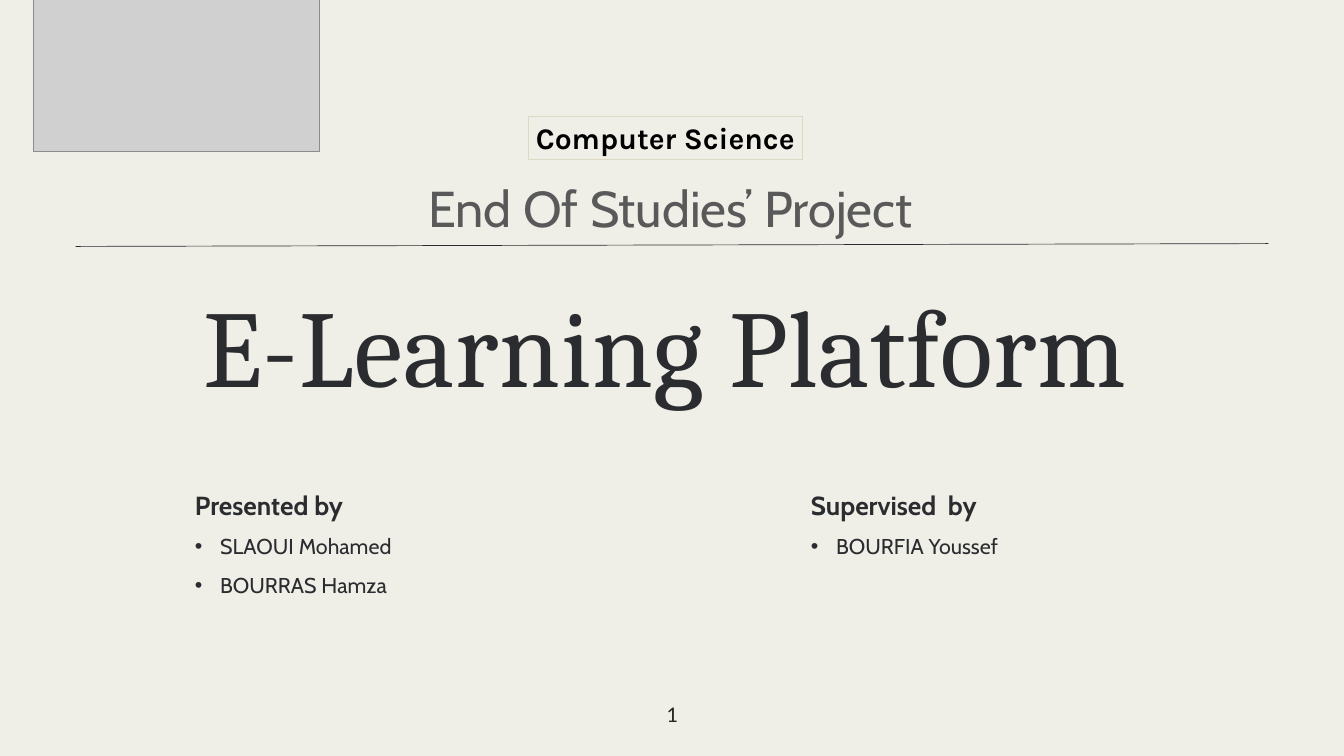
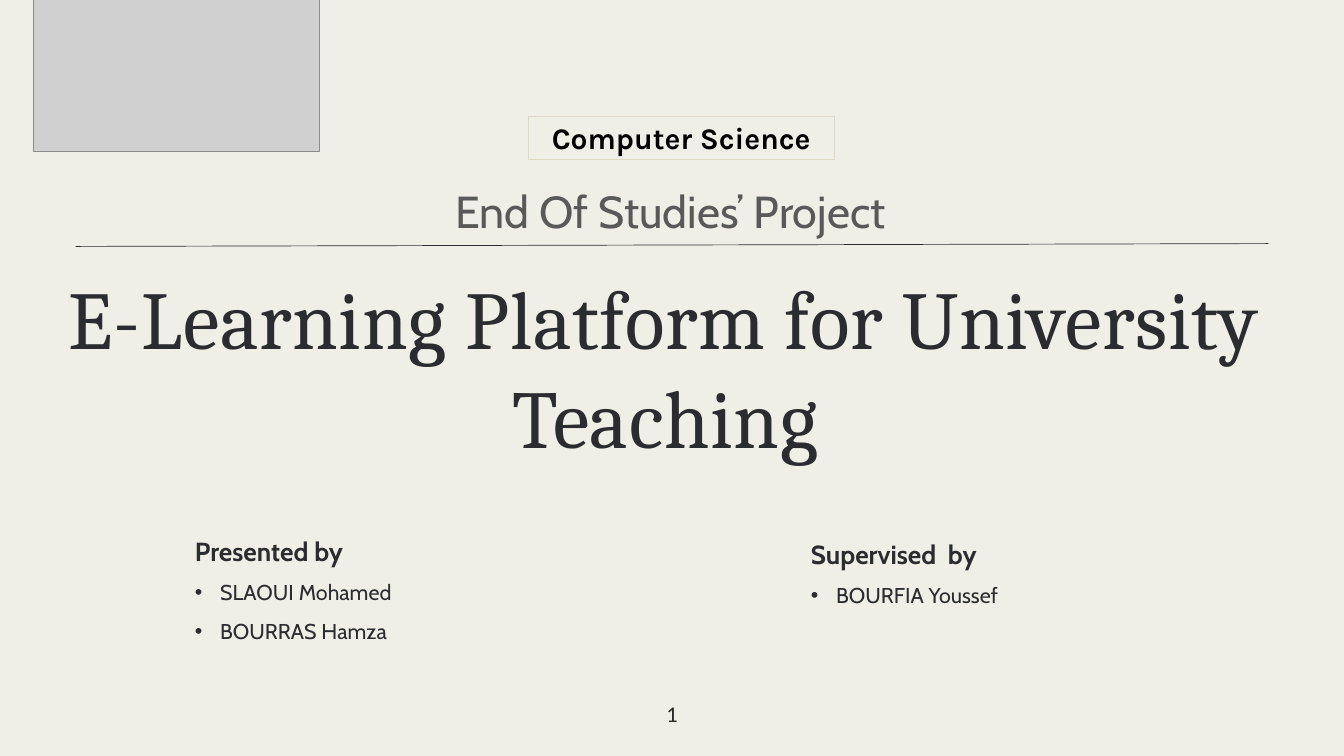
Before and after one commit to HamzaBourras/E-Learning-platform, a slide deck: slide 1 of Rapport-Presentation/PFE Presentation.pptx. Drawn at 1344x756 pixels with LibreOffice and Linux fonts; fonts in the diff are those of the drawing; grey boxes stand for pictures. Boxes give left, top, right and bottom in pixels: in the first picture for what was removed or moved away, otherwise in the second. Text is boxed around its words. In the diff, an @@ line names an element or a change of style, - is before the commit and + after.

Commit message:
modifier rapport et presen

```diff
--- a/Rapport-Presentation/PFE Presentation.pptx
+++ b/Rapport-Presentation/PFE Presentation.pptx
@@ rectangle "Computer Science": place and size @@
-rectangle "Computer Science" at [528,117,802,160]
+rectangle "Computer Science" at [528,117,835,160]
@@ text "End Of Studies’ Project" at [455,194,886,238]: size 54 to 48 pt @@
@@ text at [69,291,1258,466]: text changed; size 117 to 88 pt @@
-E-Learning Platform
+E-Learning Platform for University Teaching
@@ text "Presented by": place and size @@
-text "Presented by" at [195,495,392,594]
+text "Presented by" at [195,541,392,640]
@@ text "Supervised by": place and size @@
-text "Supervised by" at [811,495,998,555]
+text "Supervised by" at [811,544,998,604]
```
Also in this commit, not shown: 2 other files.
